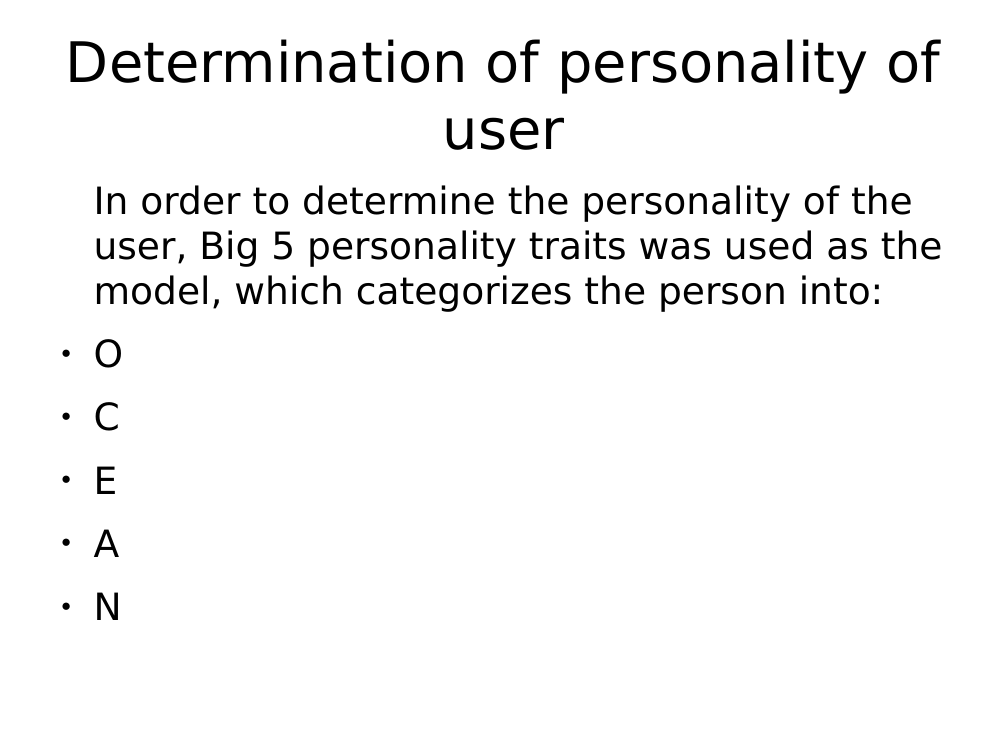
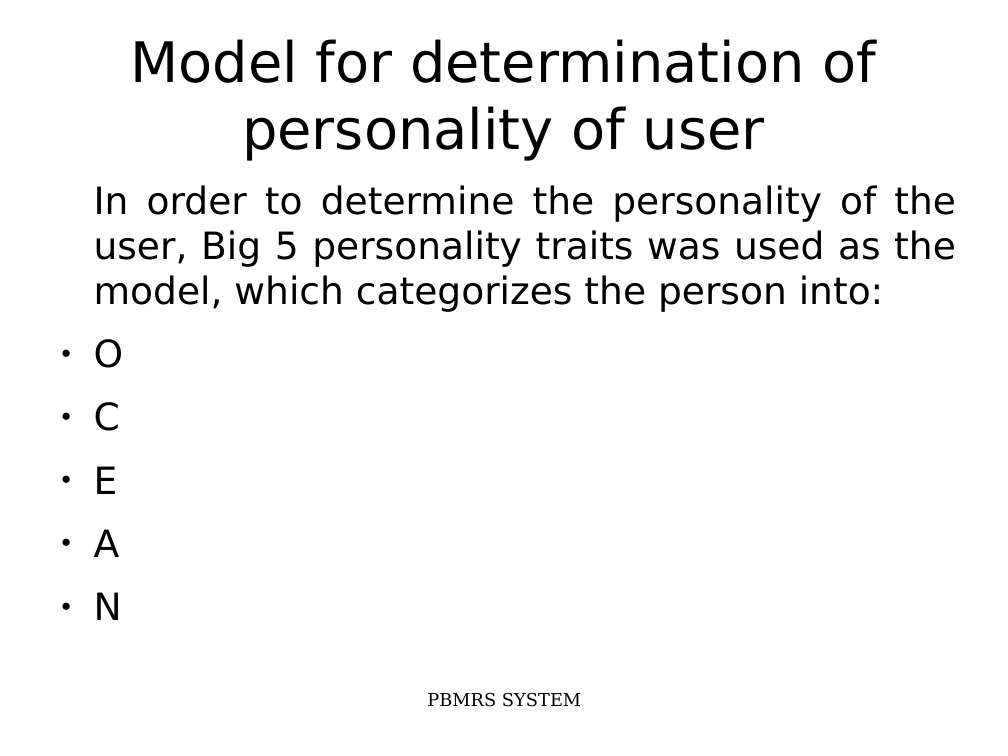
Before and after one commit to nbnbhattarai/ReportCollection, a slide deck: slide 3 of majorProjectSlides.odp. Drawn at 1008x756 pixels with LibreOffice and Linux fonts; fonts in the diff are those of the drawing. Boxes give left, top, right and bottom in pixels: in the first picture for what was removed or moved away, otherwise in the second. Text is boxed around its words. In the diff, an @@ line names an element or a change of style, - is before the commit and + after.

```diff
--- a/majorProjectSlides.odp
+++ b/majorProjectSlides.odp
@@ title at box(130, 39, 876, 160): text changed @@
-Determination of personality of user
+Model for determination of personality of user
@@ text "In order to determine the ..." at box(94, 185, 956, 620): alignment left to justified @@
@@ text added at box(427, 692, 581, 707), 14 pt, text #000000 @@
+PBMRS SYSTEM
```
Also in this commit, not shown: 9 other slides changed, 2 slides added, 2 slides removed, 9 other files.
